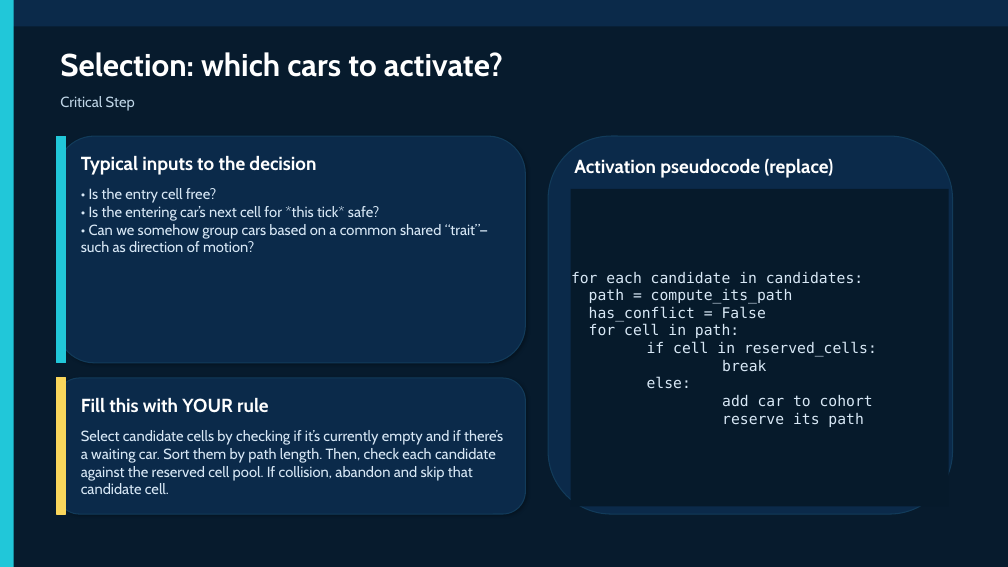
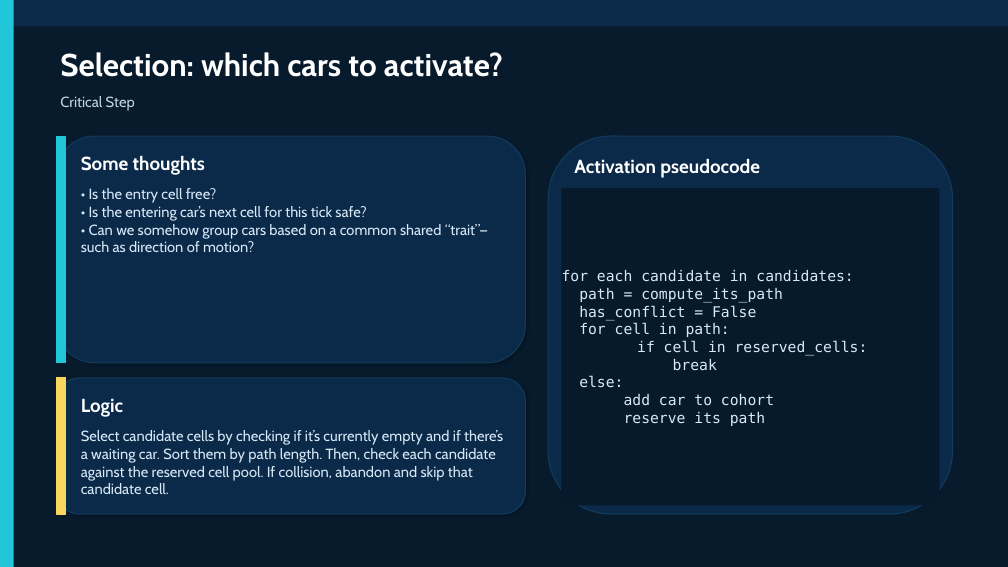
Before and after one commit to Starlordpd233/code, a slide deck: slide 5 of 1.4_car_project/ppt.pptx. Drawn at 1008x567 pixels with LibreOffice and Linux fonts; fonts in the diff are those of the drawing. Boxes give left, top, right and bottom in pixels: in the first picture for what was removed or moved away, otherwise in the second. Text is boxed around its words. In the diff, an @@ line names an element or a change of style, - is before the commit and + after.

```diff
--- a/1.4_car_project/ppt.pptx
+++ b/1.4_car_project/ppt.pptx
@@ text at <box>81,155,205,175</box>: text changed @@
-Typical inputs to the decision
+Some thoughts
@@ text at <box>574,158,760,178</box>: text changed @@
-Activation pseudocode (replace)
+Activation pseudocode
@@ text at <box>89,206,366,221</box>: text changed @@
-• Is the entering car’s next cell for *this tick* safe?
+• Is the entering car’s next cell for this tick safe?
@@ rectangle "for each candidate in candidates:": place and size @@
-rectangle "for each candidate in candidates:" at <box>571,189,949,507</box>
+rectangle "for each candidate in candidates:" at <box>561,188,939,505</box>
@@ text at <box>81,398,123,417</box>: text changed @@
-Fill this with YOUR rule
+Logic
```
Also in this commit, not shown: 4 other slides changed, 2 slides removed, 3 other files.
